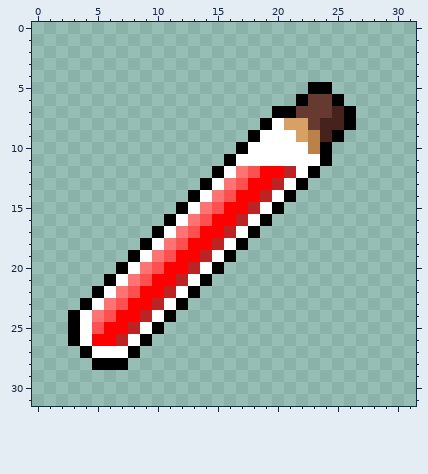
Pixel-art sprite -- Assets/Resources/InventorySprites/healpotion1.png. That is the earlier state.
The file is 32x32 pixels.
And afterwards:
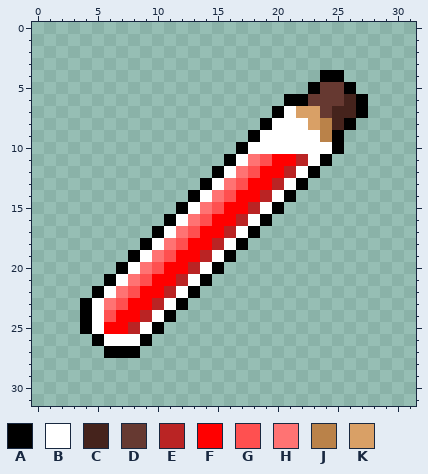
Palette (. is transparent): A #000000  B #ffffff  C #45231c  D #663931  E #ba2424  F #ff0000  G #ff5050  H #ff7373  J #ba8249  K #d9a066
Diff:
@@ x 16..29 @@
  3 ..............
- 4 ..............
- 5 .......AA.....
- 6 ......ADDA....
- 7 ....AADDDCA...
- 8 ...ABKKDCCA...
- 9 ..ABBBKJCA....
-10 .ABBBBBJA.....
-11 ABBBBBBBA.....
+ 4 ........AA....
+ 5 .......ADDA...
+ 6 .....AADDDCA..
+ 7 ....ABKKDCCA..
+ 8 ...ABBBKJCA...
+ 9 ..ABBBBBJA....
+10 .ABBBBBBBA....
+11 ABHGFFEBA.....
 12 BHGFFEBA......
@@ x 1..9 @@
 23 ...ABHGFF
-24 ..ABHGFFE
-25 ..ABGFFEB
-26 ..ABFFEBA
-27 ...ABBBA.
-28 ....AAA..
+24 ...ABGFFE
+25 ...ABFFEB
+26 ....ABBBA
+27 .....AAA.
+28 .........
 29 .........
Pixel boxes of the changes (left, top, right, bottom) in both pictures:
changed: (248, 70, 368, 166)
changed: (68, 310, 128, 370)
